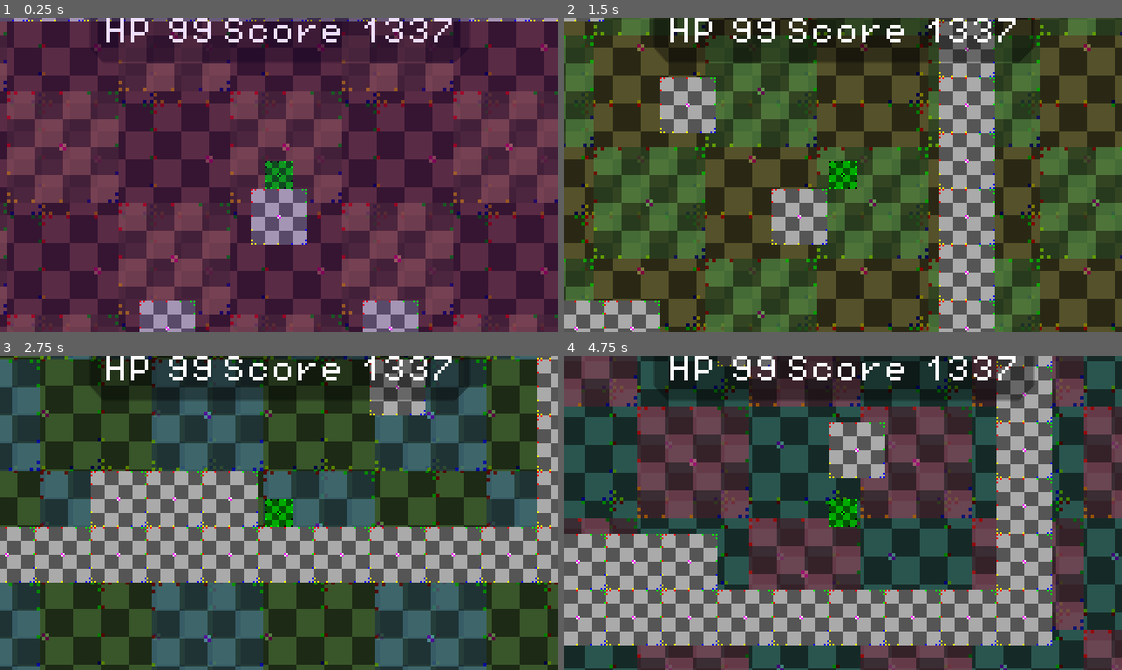
Above: before the commit, frames 1-4 (two rows, left to right).
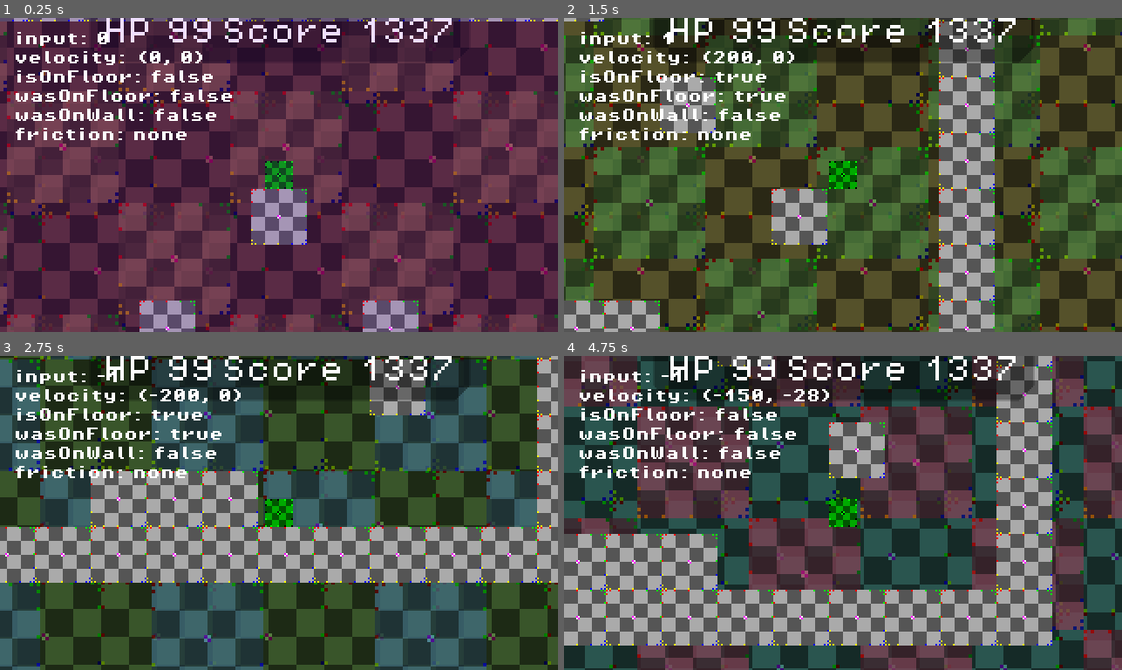
Above: after the commit, the same moments.

Repository: InvadingOctopus/comedot
Game: Godot game, scene res://Templates/Scenes/PlatformSceneTemplate.tscn
The game is run twice, just before and just after one commit, with the same random seed, the same clock (stepped at 60 frames per second) and the same inputs.
Inputs (mouse positions are in pixels of both pictures, inside the frame that each line leads up to):
- Up to frame 1 (0.25 s): no input
- Up to frame 2 (1.5 s): move the mouse to (965, 159) at 0.52 s; hold Right (moveRight) from 0.53 s (still down); click (965, 159) at 0.6 s; tap Space (jump) at 0.77 s; move the mouse to (731, 190) at 1.27 s; right-click (731, 190) at 1.35 s
- Up to frame 3 (2.75 s): tap Space (jump) at 1.52 s; move the mouse to (334, 443) at 2.02 s; release Right (moveRight) at 2.03 s; hold Left (moveLeft) from 2.03 s (still down); click (334, 443) at 2.1 s
- Up to frame 4 (4.75 s): move the mouse to (815, 575) at 2.77 s; release Left (moveLeft) at 2.78 s; hold Right (moveRight) 2.78-4.28 s; right-click (815, 575) at 2.85 s; tap Space (jump) at 3.02, 3.77, 4.52 s; move the mouse to (1010, 560) at 3.52 s; click (1010, 560) at 3.6 s; move the mouse to (675, 465) at 4.27 s; hold Left (moveLeft) from 4.28 s (still down); right-click (675, 465) at 4.35 s

The runs differ from the first frame. In frame 1, 2.5% of the frame differs, in the area x 2-42%, y 4-39%; in frame 2, 2.5%; in frame 3, 2.5%; in frame 4, 2.6%, in the area x 2-48%, y 4-39%.

Commit message:
Improve PlatformControlComponent
- Rename lastDirection to lastInputDirection
- Rename processAllAcceleration to processAllMovement
- Remove flag checking from standalone functions
- Add shouldAllowMovementInputInAir
- Allow 0 frictionInAir
- Rearrange parameters
- Remove `.0` from numbers to reduce clutter

Diff:
--- a/Components/Control/PlatformControlComponent.gd
+++ b/Components/Control/PlatformControlComponent.gd
@@ -8,27 +8,33 @@
 
 #region Parameters
 
-@export_subgroup("Movement")
-@export_range(50.0,	1000.0, 5.0) var speedOnFloor: float 		= 100.0
-@export_range(0.0,	1000.0, 5.0) var speedInAir: float			= 100.0
-
- ## If `false`, then [member speed] is applied directly.
-@export var shouldApplyAccelerationOnFloor: bool = true
-@export_range(50.0,	1000.0, 5.0) var accelerationOnFloor: float	= 800.0
-
- ## If `false`, then [member speed] is applied directly.
-@export var shouldApplyAccelerationInAir: bool = true
-@export_range(50.0,	1000.0, 5.0) var accelerationInAir: float	= 400.0
+@export_subgroup("Movement on Floor")
+
+@export_range(50,  1000, 5) var speedOnFloor:			float = 100
+
+## If `false`, then [member speed] is applied directly.
+@export var shouldApplyAccelerationOnFloor:				bool  = true
+@export_range(50,  1000, 5) var accelerationOnFloor:	float = 800
+
+@export var shouldApplyFrictionOnFloor:					bool  = true
+@export_range(100, 2000, 5) var frictionOnFloor:		float = 1000
+
+
+@export_subgroup("Movement in Air")
+
+@export var shouldAllowMovementInputInAir:					bool  = true
+
+@export_range(0,   1000, 5) var speedInAir:				float = 100.0
+
+## If `false`, then [member speed] is applied directly.
+@export var shouldApplyAccelerationInAir:				bool  = true
+@export_range(50,  1000, 5) var accelerationInAir:		float = 400.0
+
+@export var shouldApplyFrictionInAir:					bool  = true
+@export_range(0,   2000, 5) var frictionInAir:			float = 200.0
 
 ## 1.0 is normal gravity as defined in Project Settings/Physics/2D
-@export_range(0.0,	10.0, 0.1) var gravityScale: float			= 1.0
-
-@export_subgroup("Friction")
-@export var shouldApplyFrictionOnFloor: bool = true
-@export_range(100.0, 2000.0, 5.0) var frictionOnFloor: float	= 1000.0
-
-@export var shouldApplyFrictionInAir: bool = true
-@export_range(100.0, 2000.0, 5.0) var frictionInAir: float		= 200.0
+@export_range(0,   10, 0.1) var gravityScale:			float = 1.0
 
 #endregion
 
@@ -51,7 +57,7 @@
 var gravity:		float = ProjectSettings.get_setting(Global.SettingsPaths.gravity)
 
 var inputDirection:	float
-var lastDirection:	float
+var lastInputDirection:	float
 var isInputZero:	bool = true
 
 var isOnFloor:		bool ## The cached state of [method CharacterBody2D.is_on_floor] for the current frame.
@@ -79,7 +85,7 @@
 	processInput()
 	#processAccelerationOnFloor(delta)
 	#processAccelerationInAir(delta)
-	processAllAcceleration(delta)
+	processAllMovement(delta)
 	#processFrictionOnFloor(delta)
 	#processFrictionInAir(delta)
 	processAllFriction(delta)
@@ -89,7 +95,7 @@
 
 	parentEntity.callOnceThisFrame(body.move_and_slide)
 
-	#debugInfo()
+	debugInfo()
 
 
 func processGravity(delta: float):
@@ -113,10 +119,14 @@
 		if currentState == State.idle:
 			currentState = State.moveOnFloor if isOnFloor else State.moveInAir
 
-		lastDirection = inputDirection
-
-
-func processAllAcceleration(delta: float):
+		lastInputDirection = inputDirection
+
+	# NOTE: DESIGN: Accept input in air even if [member shouldAllowMovementInputInAir] is `false`,
+	# so that some games can let the player turn around to shoot in any direction while in air, for example.
+
+
+## Applies movement with or without gradual acceleration depending on the [member shouldApplyAccelerationOnFloor] or [member shouldApplyAccelerationInAir] flags.
+func processAllMovement(delta: float):
 	# Nothing to do if there is no player input.
 	if isInputZero: return
 
@@ -125,21 +135,22 @@
 			body.velocity.x = move_toward(body.velocity.x, speedOnFloor * inputDirection, accelerationOnFloor * delta)
 		else:
 			body.velocity.x = inputDirection * speedOnFloor
-	else: # Are we in the air?
+	elif shouldAllowMovementInputInAir: # Are we in the air and are movement changes allowed in air?
 		if shouldApplyAccelerationInAir: # Apply the speed gradually or instantly?
 			body.velocity.x = move_toward(body.velocity.x, speedInAir * inputDirection, accelerationInAir * delta)
 		else:
 			body.velocity.x = inputDirection * speedInAir
 
 
+## Applies friction if there is no player input and either [member shouldApplyFrictionOnFloor] or [member shouldApplyFrictionInAir] is `true`.
 func processAllFriction(delta: float):
 	# Don't apply friction if the player is trying to move;
-	# only apply friction to slow down when there is no player input.
-	if not isInputZero: return
-
-	if shouldApplyFrictionOnFloor and isOnFloor:
+	# only apply friction to slow down when there is no player input, OR
+	# NOTE: If movement is not allowed in air, then apply air friction regardless of player input.
+
+	if isOnFloor and shouldApplyFrictionOnFloor and isInputZero:
 		body.velocity.x = move_toward(body.velocity.x, 0.0, frictionOnFloor * delta)
-	elif shouldApplyFrictionInAir and not isOnFloor:
+	elif (not isOnFloor) and shouldApplyFrictionInAir and (isInputZero or not shouldAllowMovementInputInAir):
 		body.velocity.x = move_toward(body.velocity.x, 0.0, frictionInAir * delta)
 
 
@@ -147,25 +158,30 @@
 
 # THANKS: CREDIT: uHeartbeast@YouTube https://youtu.be/M8-JVjtJlIQ
 
-func processAccelerationOnFloor(delta: float):
-	if shouldApplyAccelerationOnFloor and (not isInputZero) and isOnFloor:
+## Applies [member accelerationOnFloor] regardless of [member shouldApplyAccelerationOnFloor]; this flag should be checked by caller.
+func applyAccelerationOnFloor(delta: float):
+	if (not isInputZero) and isOnFloor:
 		body.velocity.x = move_toward(body.velocity.x, speedOnFloor * inputDirection, accelerationOnFloor * delta)
 
 
-func processAccelerationInAir(delta: float):
-	if shouldApplyAccelerationInAir and (not isInputZero) and (not isOnFloor):
+## Applies [member accelerationInAir] regardless of [member shouldApplyAccelerationInAir]; this flag should be checked by caller.
+func applyAccelerationInAir(delta: float):
+	if (not isInputZero) and (not isOnFloor):
 		body.velocity.x = move_toward(body.velocity.x, speedInAir * inputDirection, accelerationInAir * delta)
 
 
-func processFrictionOnFloor(delta: float):
+## Applies [member frictionOnFloor] regardless of [member shouldApplyFrictionOnFloor]; this flag should be checked by caller.
+func applyFrictionOnFloor(delta: float):
 	# Friction on floor should only be applied if there is no input;
 	# otherwise the player would not be able to start moving in the first place!
-	if shouldApplyFrictionOnFloor and isInputZero and isOnFloor:
+	if isInputZero and isOnFloor:
 		body.velocity.x = move_toward(body.velocity.x, 0.0, frictionOnFloor * delta)
 
 
-func processFrictionInAir(delta: float):
-	if shouldApplyFrictionInAir and isInputZero and (not isOnFloor):
+## Applies [member frictionInAir] regardless of [member shouldApplyFrictionInAir]; this flag should be checked by caller.
+func applyFrictionInAir(delta: float):
+	# If movement is not allowed in air, then apply air friction regardless of player input.
+	if (isInputZero or not shouldAllowMovementInputInAir) and (not isOnFloor):
 		body.velocity.x = move_toward(body.velocity.x, 0.0, frictionInAir * delta)
 
 #endregion
@@ -177,10 +193,10 @@
 	Debug.watchList.isOnFloor	= isOnFloor
 	Debug.watchList.wasOnFloor	= wasOnFloor
 	Debug.watchList.wasOnWall	= wasOnWall
-
-	if shouldApplyFrictionOnFloor and isInputZero and isOnFloor:
+	# Friction?
+	if isOnFloor and shouldApplyFrictionOnFloor and isInputZero:
 		Debug.watchList.friction = "floor"
-	elif shouldApplyFrictionInAir and isInputZero and (not isOnFloor):
+	elif (not isOnFloor) and shouldApplyFrictionInAir and (isInputZero or not shouldAllowMovementInputInAir):
 		Debug.watchList.friction = "air"
 	else:
 		Debug.watchList.friction = "none"
--- a/Components/Visual/PlatformControlAnimationComponent.gd
+++ b/Components/Visual/PlatformControlAnimationComponent.gd
@@ -43,7 +43,7 @@
 	var body: CharacterBody2D = parentEntity.body
 
 	if flipWhenWalkingLeft:
-		animatedSprite.flip_h = true if signf(platformControlComponent.lastDirection) < 0.0 else false
+		animatedSprite.flip_h = true if signf(platformControlComponent.lastInputDirection) < 0.0 else false
 		# Debug.watchList.hDirection = platformControlComponent.lastDirection
 
 	if not idleAnimation.is_empty() \
